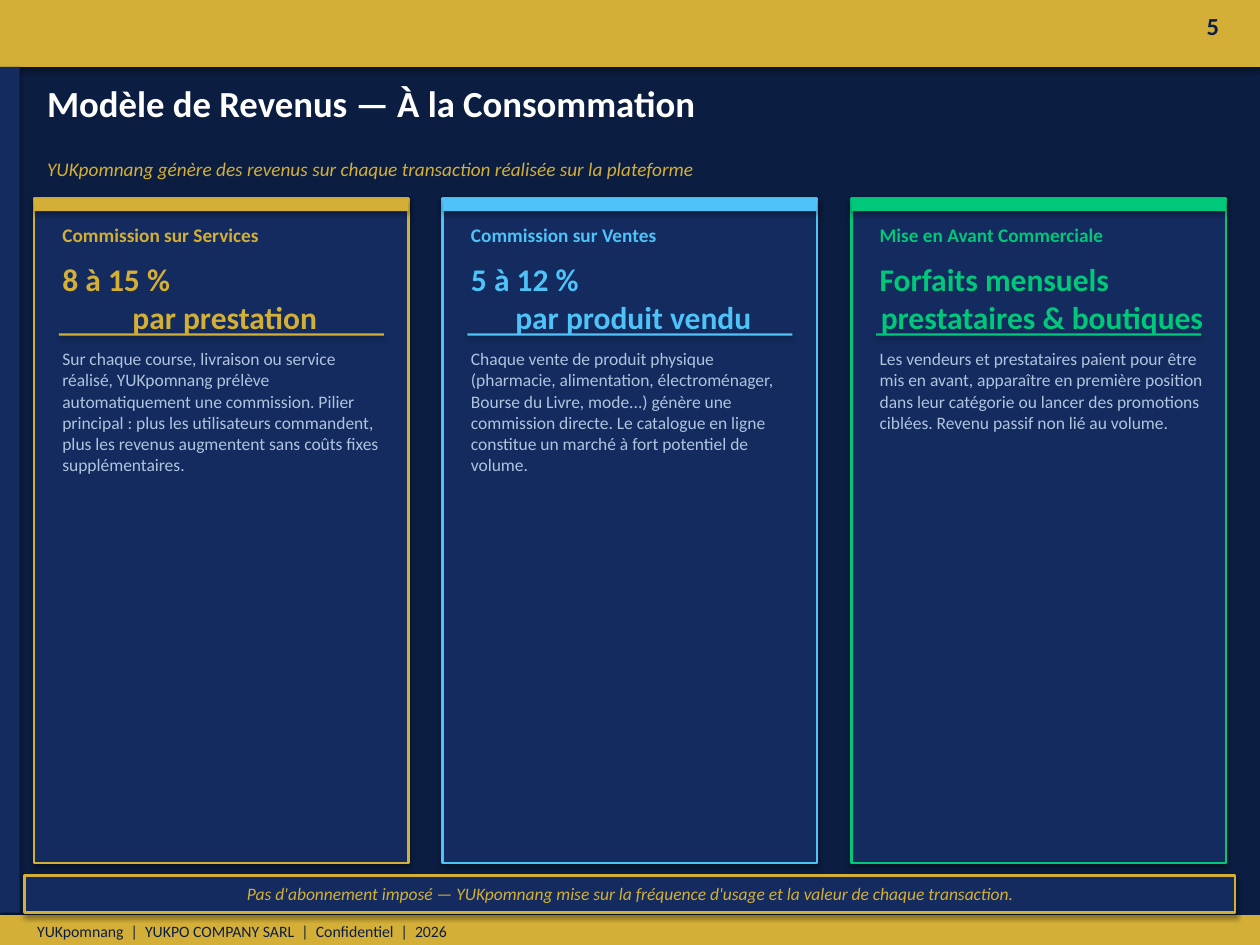
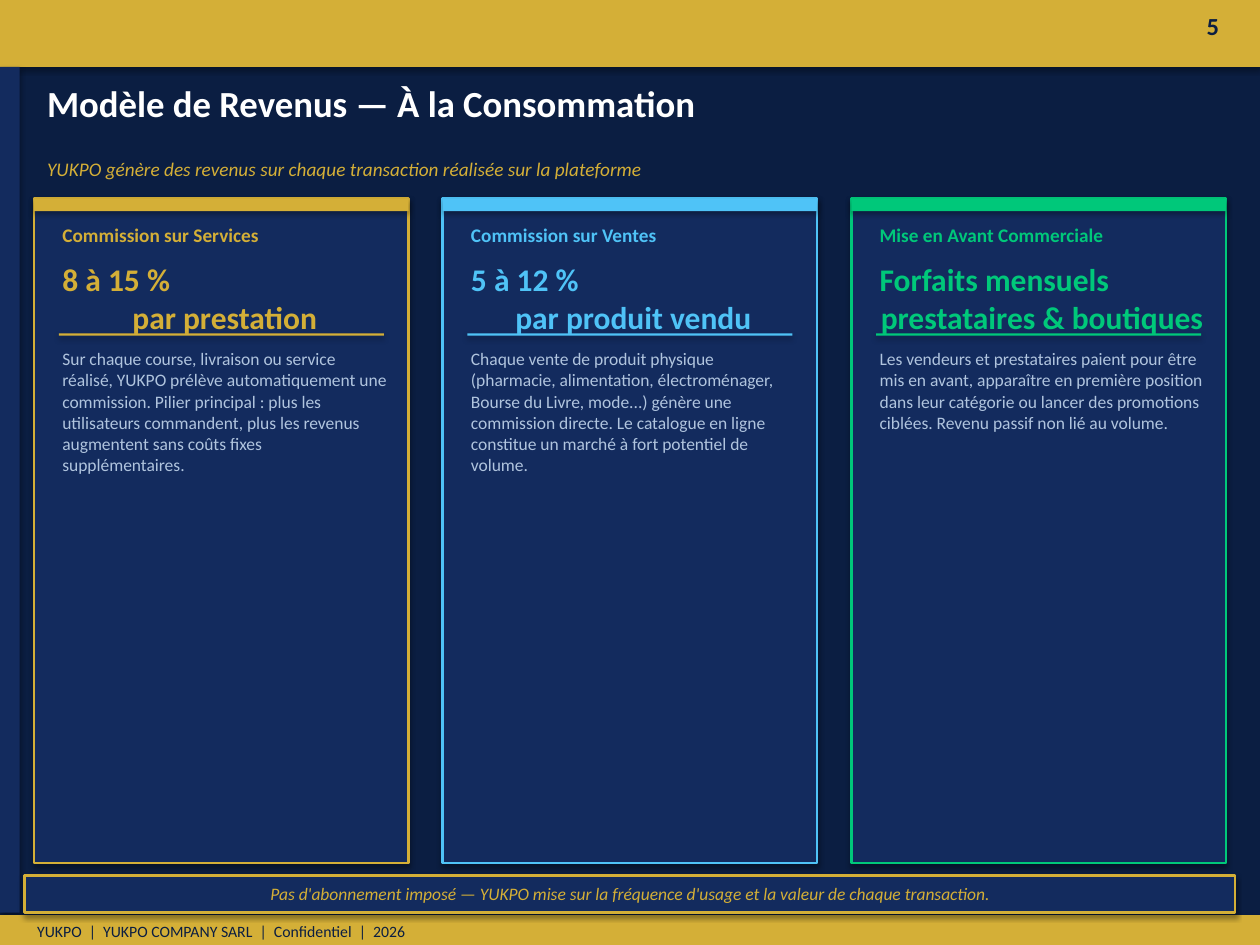
Before and after one commit to Her50/yukpo4, a slide deck: slide 5 of Yukpo_Investisseur_Presentation_Boardroom.pptx. Drawn at 1260x945 pixels with LibreOffice and Linux fonts; fonts in the diff are those of the drawing. Boxes give left, top, right and bottom in pixels: in the first picture for what was removed or moved away, otherwise in the second. Text is boxed around its words. In the diff, an @@ line names an element or a change of style, - is before the commit and + after.

```diff
--- a/Yukpo_Investisseur_Presentation_Boardroom.pptx
+++ b/Yukpo_Investisseur_Presentation_Boardroom.pptx
@@ text at [47,162,641,180]: text changed @@
-YUKpomnang génère des revenus sur chaque transaction réalisée sur la plateforme
+YUKPO génère des revenus sur chaque transaction réalisée sur la plateforme
@@ text at [62,353,386,474]: text changed @@
-Sur chaque course, livraison ou service réalisé, YUKpomnang prélève automatiquement une commission. Pilier principal : plus les utilisateurs commandent, plus les revenus augmentent sans coûts fixes supplémentaires.
+Sur chaque course, livraison ou service réalisé, YUKPO prélève automatiquement une commission. Pilier principal : plus les utilisateurs commandent, plus les revenus augmentent sans coûts fixes supplémentaires.
@@ text at [270,888,990,903]: text changed @@
-Pas d'abonnement imposé — YUKpomnang mise sur la fréquence d'usage et la valeur de chaque transaction.
+Pas d'abonnement imposé — YUKPO mise sur la fréquence d'usage et la valeur de chaque transaction.
@@ text at [37,926,405,937]: text changed @@
-YUKpomnang | YUKPO COMPANY SARL | Confidentiel | 2026
+YUKPO | YUKPO COMPANY SARL | Confidentiel | 2026
```
Also in this commit, not shown: 14 other slides changed, 1 slide added, 1 slide removed, 3 other files.
